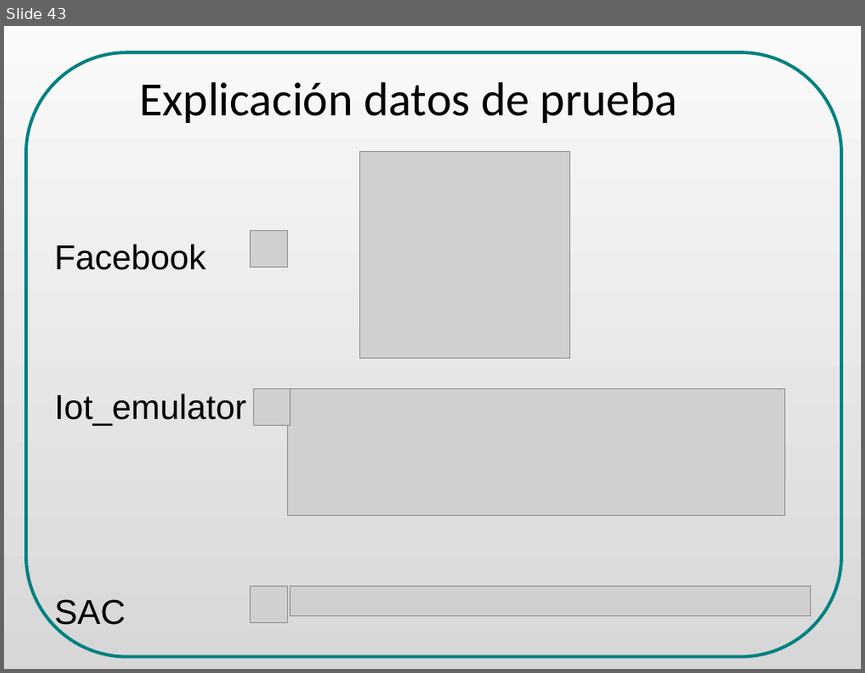
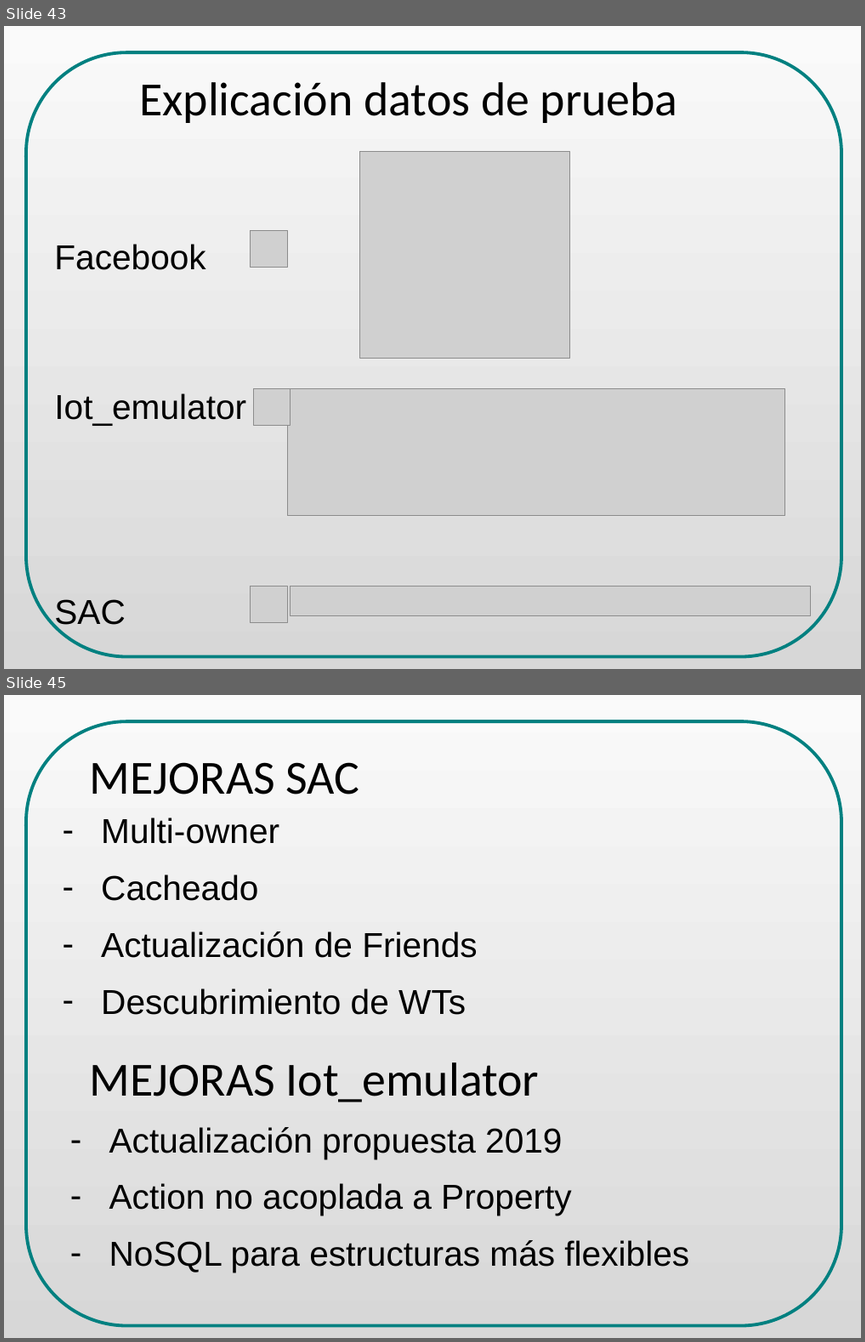
Before and after one commit to danielsalgadop/sac, a slide deck: docs/presentation/social_access_controller_ODP_final.odp. Shown one above the other, each under a label of ours: slide 43 before the commit, slides 43 and 45 after it; the slides between them are not shown. The pictures are 865x673 and 865x1342 pixels, drawn with LibreOffice and Linux fonts; fonts in the diff are those of the drawing; grey boxes stand for pictures. Boxes give left, top, right and bottom in pixels: in the first picture for what was removed or moved away, otherwise in the second. Text is boxed around its words. In the diff, an @@ line names an element or a change of style, - is before the commit and + after.

```diff
--- a/docs/presentation/social_access_controller_ODP_final.odp
+++ b/docs/presentation/social_access_controller_ODP_final.odp
@@ slide 45 added at [4,695,861,1338], background gradient #FAFAFA to #D7D7D7 @@
@@ freeform shape added at [26,721,841,1326], outline #008080 3 pt @@
@@ title added at [90,762,360,794], 44 pt, text #000000 @@
+MEJORAS SAC
@@ text added at [101,817,477,1015], 32 pt, text #000000 @@
+– Multi-owner
+– Cacheado
+– Actualización de Friends
+– Descubrimiento de WTs
@@ text added at [90,1062,540,1102], 44 pt, text #000000 @@
+MEJORAS Iot_emulator
@@ text added at [109,1127,689,1272], 32 pt, text #000000 @@
+– Actualización propuesta 2019
+– Action no acoplada a Property
+– NoSQL para estructuras más flexibles
```
Also in this commit, not shown: 6 slides changed, 1 slide removed.
